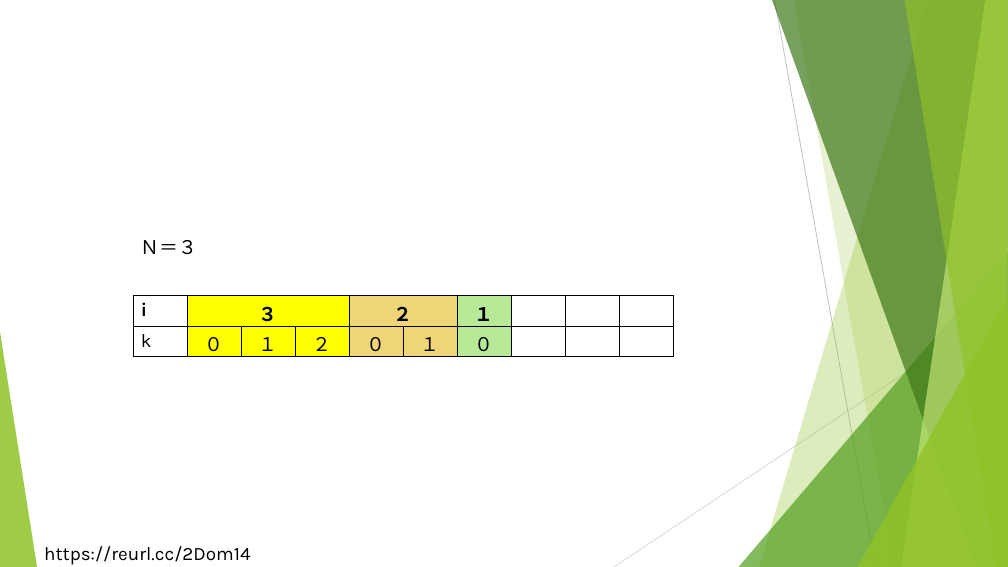
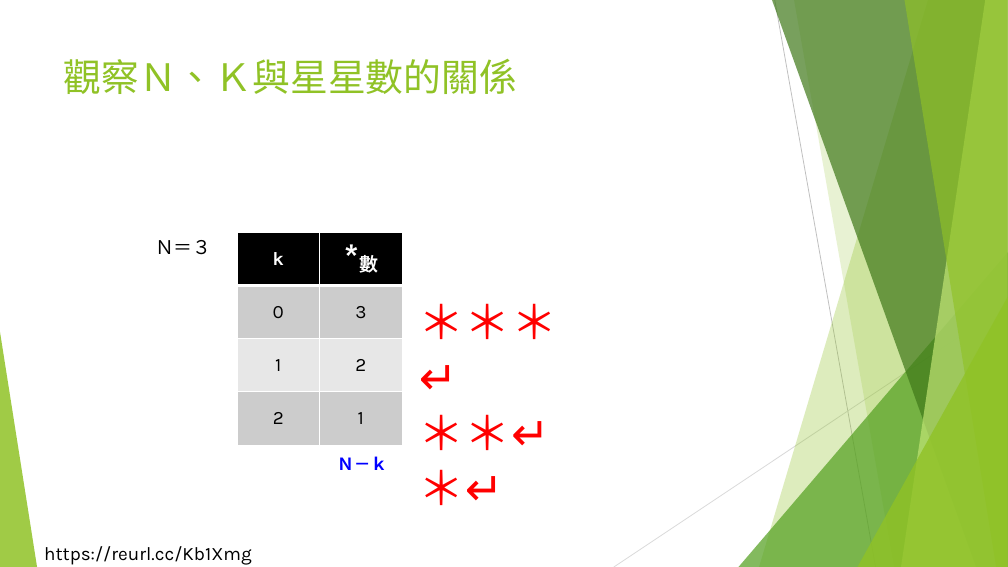
Before and after one commit to liulawsi/My_PPTs, a slide deck: slide 20 of LCC/Java/05_迴圈大法.pptx (slide 19 before the commit). Drawn at 1008x567 pixels with LibreOffice and Linux fonts; fonts in the diff are those of the drawing; background and template pictures are left out. Boxes give left, top, right and bottom in pixels: in the first picture for what was removed or moved away, otherwise in the second. Text is boxed around its words. In the diff, an @@ line names an element or a change of style, - is before the commit and + after.

```diff
--- a/LCC/Java/05_迴圈大法.pptx
+++ b/LCC/Java/05_迴圈大法.pptx
@@ title added at (x1=64, y1=59, x2=518, y2=94), 36 pt, text #90C226 @@
+觀察Ｎ、Ｋ與星星數的關係
@@ text "Ｎ＝３" moved from (x1=141, y1=240, x2=198, y2=255) to (x1=155, y1=240, x2=212, y2=255) @@
@@ table added at (x1=237, y1=232, x2=402, y2=445), 4 rows, 2 columns @@
+k | *數
+0 | 3
+1 | 2
+2 | 1
@@ table removed at (x1=133, y1=296, x2=670, y2=361), 2 rows, 10 columns @@
-i | ３ |  |  | ２ |  | １ |  |  | 
-k | ０ | １ | ２ | ０ | １ | ０ |  |  | 
@@ text added at (x1=411, y1=290, x2=597, y2=465), 44 pt, text #FF0000 @@
+＊＊＊↵
+＊＊↵
+＊↵
@@ text added at (x1=337, y1=456, x2=387, y2=470), 16 pt, text #0000FF, bold @@
+Ｎ－ｋ
@@ text at (x1=44, y1=546, x2=252, y2=565): text changed @@
-https://reurl.cc/2Dom14
+https://reurl.cc/Kb1Xmg
```
Also in this commit, not shown: 39 other slides changed, 2 slides added, 39 other files.
